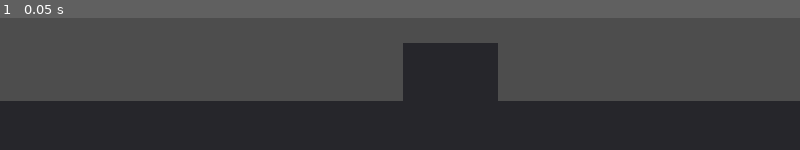
Above: before the commit, frame 1.
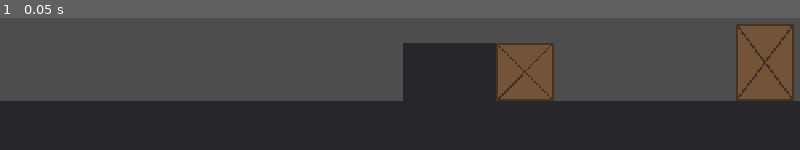
Above: after the commit, the same moment.

Repository: Gerd-U/brulkas
Game: Godot game, scene res://levels/nivel_01.tscn
The game is run twice, just before and just after one commit, with the same random seed, the same clock (stepped at 60 frames per second) and the same inputs.
Inputs:
- Up to frame 1 (0.05 s): no input

The runs differ from the first frame. In frame 1, 7.4% of the frame differs, in the area x 62-100%, y 4-63%.
Error before the commit: Parse Error: Class "PushableBox" hides a global script class. (res://puzzles/caja.gd:2)

Commit message:
Arreglo en discordancia
Pequeño arreglo con una discordancia entre el nombre de las funciones para la cajas

Diff:
--- a/core/Game_Manager.gd
+++ b/core/Game_Manager.gd
@@ -1,4 +1,4 @@
-# core/game_manager.gd
+# core/Game_Manager.gd
 extends Node
 
 var ultimo_checkpoint: Vector2 = Vector2.ZERO
--- a/levels/nivel_01.tscn
+++ b/levels/nivel_01.tscn
@@ -51,13 +51,11 @@
 position = Vector2(840, 640)
 tamano = Vector2(90, 90)
 gravedad = 1400.0
-max_caida = null
 
 [node name="Caja2" parent="." unique_id=2003281586 instance=ExtResource("3_rb35q")]
 position = Vector2(1224, 640)
 tamano = Vector2(90, 120)
 gravedad = 1400.0
-max_caida = null
 
 [node name="Checkpoint1" parent="." unique_id=1527722269 instance=ExtResource("4_xpe4t")]
 position = Vector2(736, 550)
--- a/player/player.gd
+++ b/player/player.gd
@@ -62,7 +62,7 @@
 
 	move_and_slide()
 
-	_handle_grab(velocidad_x_deseada)
+	_handle_grab(velocidad_x_deseada, delta)
 	_update_facing(input_dir)
 	_update_animation()
 
@@ -129,7 +129,8 @@
 
 
 # ---------------- Cajas (de Gerald: grupo "cajas", mover() y soltar()) ----------------
-func _handle_grab(velocidad_x: float) -> void:
+
+func _handle_grab(velocidad_x: float, delta: float) -> void:
 	# Si la caja desapareció del juego, se olvida
 	if caja_agarrada != null and not is_instance_valid(caja_agarrada):
 		caja_agarrada = null
@@ -139,6 +140,7 @@
 	if caja_agarrada == null:
 		if quiere_agarrar:
 			caja_agarrada = _buscar_caja()
+
 		if caja_agarrada == null:
 			return
 
@@ -146,8 +148,10 @@
 		_soltar_caja()
 		return
 
-	# Mientras siga agarrada: caminar hacia la caja la empuja, al otro lado la jala
-	caja_agarrada.mover(velocidad_x)
+	# Mientras siga agarrada: caminar hacia la caja la empuja,
+	# al otro lado la jala
+	caja_agarrada.mover(velocidad_x * delta)
+
 
 
 func _buscar_caja() -> Node:
--- a/puzzles/caja.gd
+++ b/puzzles/caja.gd
@@ -1,3 +1,4 @@
+
 @tool
 class_name PushableBox
 extends CharacterBody2D
@@ -14,62 +15,88 @@
 		color = valor
 		queue_redraw()
 
-## Qué tan rápido cae
+## Gravedad
 @export var gravedad: float = 1100.0
 @export var max_caida: float = 600.0
 
-# Si el jugador la tiene agarrada o no
 var is_grabbed: bool = false
 
 
 func _ready() -> void:
 	_actualizar()
 
+	# Todas las cajas se agregan automáticamente al grupo
+	if not Engine.is_editor_hint():
+		add_to_group("cajas")
+
+
+# ---------- Actualizar tamaño y colisión ----------
 
 func _actualizar() -> void:
 	var forma := get_node_or_null("CollisionShape2D") as CollisionShape2D
+
 	if forma == null:
 		return
+
 	var rect := RectangleShape2D.new()
 	rect.size = tamano
 	forma.shape = rect
-	# Subimos la forma media altura para que la base quede en y = 0
+
+	# La base de la caja queda en y = 0
 	forma.position = Vector2(0, -tamano.y / 2)
+
 	queue_redraw()
 
 
-func _physics_process(delta: float) -> void:
-	# En el editor no queremos que la caja se caiga
+# ---------- Métodos utilizados por Player.gd ----------
+
+# El jugador mueve la caja horizontalmente
+func mover(dx: float) -> void:
+	is_grabbed = true
+
 	if Engine.is_editor_hint():
 		return
-	# La caja nunca se mueve de lado sola: solo cae
-	velocity.x = 0.0
-	velocity.y = min(velocity.y + gravedad * delta, max_caida)
-	move_and_slide()
+
+	move_and_collide(Vector2(dx, 0.0))
 
 
-# ---------- Métodos que usa el jugador de Key ----------
+# El jugador suelta la caja
+func soltar() -> void:
+	is_grabbed = false
 
-## El jugador avisa si la agarró o la soltó
+
+# Compatibilidad con otros scripts que utilicen este método
 func set_grabbed(valor: bool) -> void:
 	is_grabbed = valor
 
 
-## El jugador la mueve dx píxeles de lado.
-## Devuelve cuánto se movió de verdad (menos si chocó con algo).
-func move_x(dx: float) -> float:
-	var choque := move_and_collide(Vector2(dx, 0.0))
-	if choque:
-		return choque.get_travel().x
-	return dx
+# ---------- Gravedad ----------
+
+func _physics_process(delta: float) -> void:
+	if Engine.is_editor_hint():
+		return
+
+	velocity.x = 0.0
+	velocity.y = min(velocity.y + gravedad * delta, max_caida)
+
+	move_and_slide()
 
 
-# ---------- Dibujo (hasta que haya arte) ----------
+# ---------- Dibujo de la caja ----------
 
 func _draw() -> void:
 	var r := Rect2(-tamano.x / 2, -tamano.y, tamano.x, tamano.y)
+
 	var borde := color.darkened(0.4)
+
 	draw_rect(r, color)
 	draw_rect(r, borde, false, 3.0)
+
 	draw_line(r.position, r.end, borde, 3.0)
-	draw_line(Vector2(r.position.x, r.end.y), Vector2(r.end.x, r.position.y), borde, 3.0)
+
+	draw_line(
+		Vector2(r.position.x, r.end.y),
+		Vector2(r.end.x, r.position.y),
+		borde,
+		3.0
+	)
--- a/puzzles/pushable_box.gd
+++ /dev/null
@@ -1,25 +0,0 @@
-class_name PushableBox
-extends CharacterBody2D
-
-@export var gravity: float = 1100.0
-@export var max_fall_speed: float = 600.0
-
-var is_grabbed: bool = false
-
-
-func set_grabbed(value: bool) -> void:
-	is_grabbed = value
-
-
-# Lo usa el Player para mover la caja. Devuelve cuánto se movió realmente.
-func move_x(dx: float) -> float:
-	var collision := move_and_collide(Vector2(dx, 0.0))
-	if collision:
-		return collision.get_travel().x
-	return dx
-
-
-func _physics_process(delta: float) -> void:
-	velocity.x = 0.0
-	velocity.y = min(velocity.y + gravity * delta, max_fall_speed)
-	move_and_slide()
Not shown, removed: puzzles/pushable_box.gd.uid
